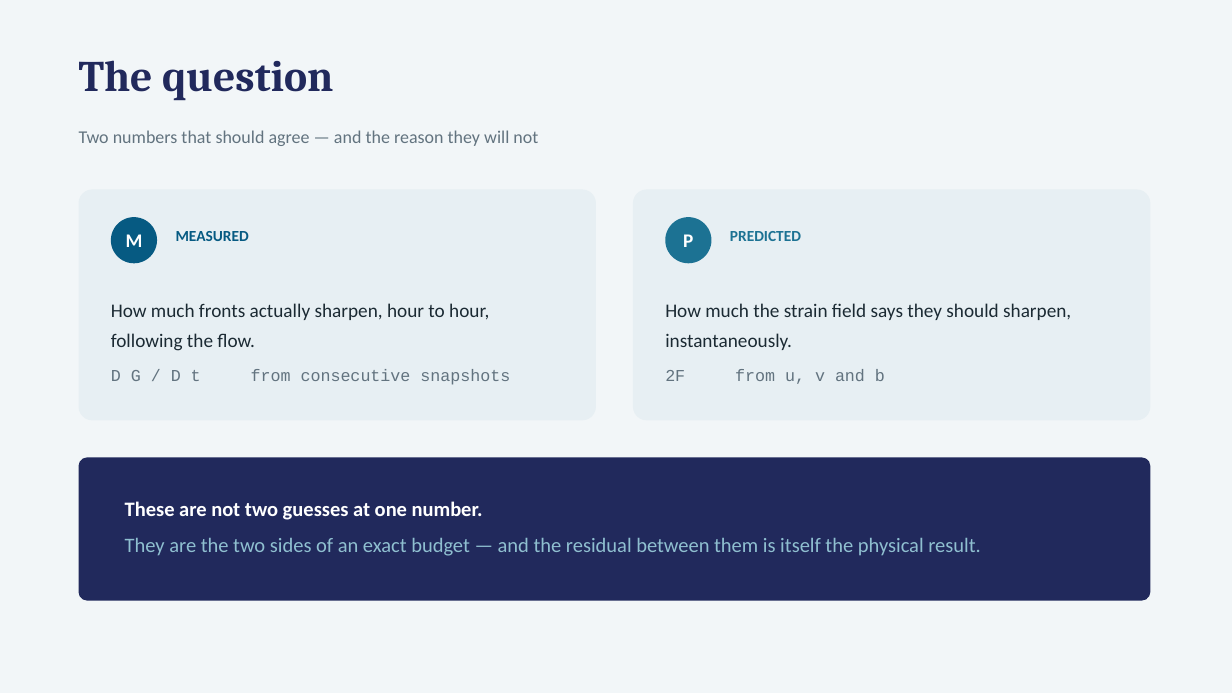
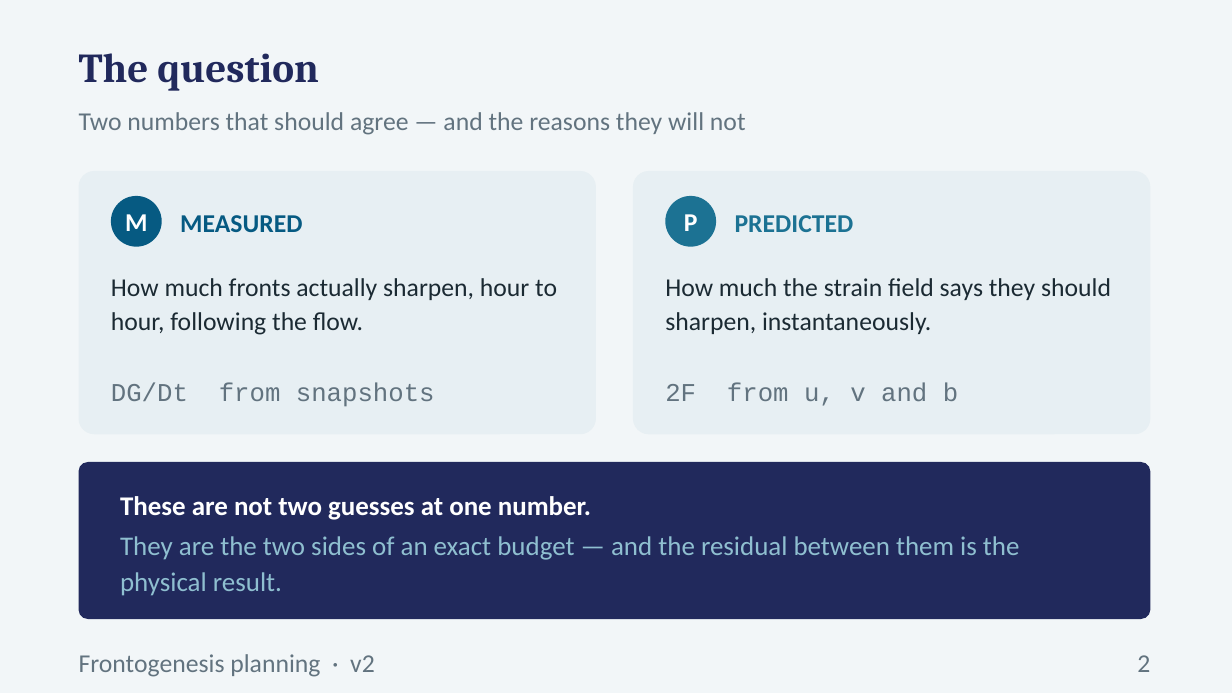
Before and after one commit to Sea-Meets-the-Stars/fronts, a slide deck: slide 2 of dev/frontogenesis/deck/Frontogenesis_Planning.pptx. Drawn at 1232x693 pixels with LibreOffice and Linux fonts; fonts in the diff are those of the drawing. Boxes give left, top, right and bottom in pixels: in the first picture for what was removed or moved away, otherwise in the second. Text is boxed around its words. In the diff, an @@ line names an element or a change of style, - is before the commit and + after.

```diff
--- a/dev/frontogenesis/deck/Frontogenesis_Planning.pptx
+++ b/dev/frontogenesis/deck/Frontogenesis_Planning.pptx
@@ text "The question": place and size @@
-text "The question" at [79, 60, 333, 101]
+text "The question" at [79, 53, 318, 91]
@@ text "The question" at [79, 53, 318, 91]: size 34 to 32 pt; line spacing 1 to 1.05; less space between paragraphs @@
@@ text at [79, 112, 746, 135]: text changed; size 14 to 20 pt @@
-Two numbers that should agree — and the reason they will not
+Two numbers that should agree — and the reasons they will not
@@ rounded rectangle: place and size @@
-rounded rectangle at [79, 189, 596, 421]
+rounded rectangle at [79, 171, 596, 434]
@@ rounded rectangle: place and size @@
-rounded rectangle at [633, 189, 1151, 421]
+rounded rectangle at [633, 171, 1151, 434]
@@ ellipse "M": place and size @@
-ellipse "M" at [111, 217, 157, 263]
+ellipse "M" at [111, 196, 162, 247]
@@ ellipse "M" at [111, 196, 162, 247]: size 15 to 20 pt @@
@@ text "MEASURED": place and size @@
-text "MEASURED" at [176, 231, 249, 241]
+text "MEASURED" at [180, 215, 302, 232]
@@ text "MEASURED" at [180, 215, 302, 232]: size 12 to 20 pt; line spacing 1 to 1.05 @@
@@ ellipse "P" at [665, 196, 716, 247]: size 15 to 20 pt @@
@@ ellipse "P": place and size @@
-ellipse "P" at [665, 217, 712, 263]
+ellipse "P" at [665, 196, 716, 247]
@@ text "PREDICTED" at [735, 215, 854, 232]: size 12 to 20 pt; line spacing 1 to 1.05 @@
@@ text "PREDICTED": place and size @@
-text "PREDICTED" at [730, 231, 801, 241]
+text "PREDICTED" at [735, 215, 854, 232]
@@ text "How much fronts actually sharpen, ...": place and size @@
-text "How much fronts actually sharpen, ..." at [111, 303, 489, 351]
+text "How much fronts actually sharpen, ..." at [111, 278, 557, 335]
@@ text "How much fronts actually sharpen, ..." at [111, 278, 557, 335]: size 15 to 20 pt; line spacing 1.3 to 1.1; less space between paragraphs @@
@@ text "How much the strain field ..." at [665, 278, 1111, 334]: size 15 to 20 pt; line spacing 1.3 to 1.1; less space between paragraphs @@
@@ text "How much the strain field ...": place and size @@
-text "How much the strain field ..." at [665, 303, 1071, 350]
+text "How much the strain field ..." at [665, 278, 1111, 334]
@@ text at [111, 382, 435, 407]: text changed; size 13 to 20 pt @@
-D G / D t from consecutive snapshots
+DG/Dt from snapshots
@@ text "2F from u, v and ...": place and size @@
-text "2F from u, v and ..." at [665, 369, 885, 384]
+text "2F from u, v and ..." at [665, 382, 958, 406]
@@ text "2F from u, v and ..." at [665, 382, 958, 406]: size 13 to 20 pt; line spacing 1 to 1.05 @@
@@ rounded rectangle: place and size @@
-rounded rectangle at [79, 457, 1151, 601]
+rounded rectangle at [79, 462, 1151, 619]
@@ text at [120, 496, 591, 520]: size 16 to 21 pt in "These are not two guesses at one ..."; line spacing 1.25 to 1.1 @@
@@ text at [120, 536, 1020, 596]: text changed; size 16 to 21 pt @@
-They are the two sides of an exact budget — and the residual between them is itself the physical result.
+They are the two sides of an exact budget — and the residual between them is the physical result.
@@ text added at [79, 654, 375, 677], 20 pt, text #62737F @@
+Frontogenesis planning · v2
@@ text added at [1137, 655, 1150, 672], 20 pt, text #62737F @@
+2
```
Also in this commit, not shown: 8 other slides changed, 8 slides added, 4 slides removed, 3 other files.
